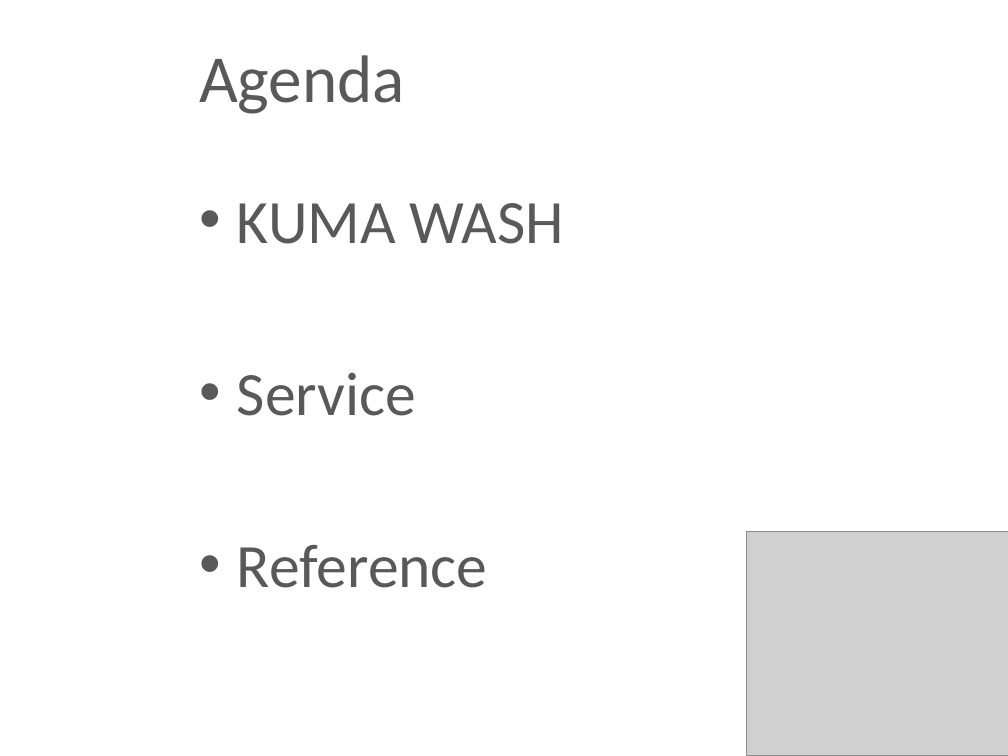
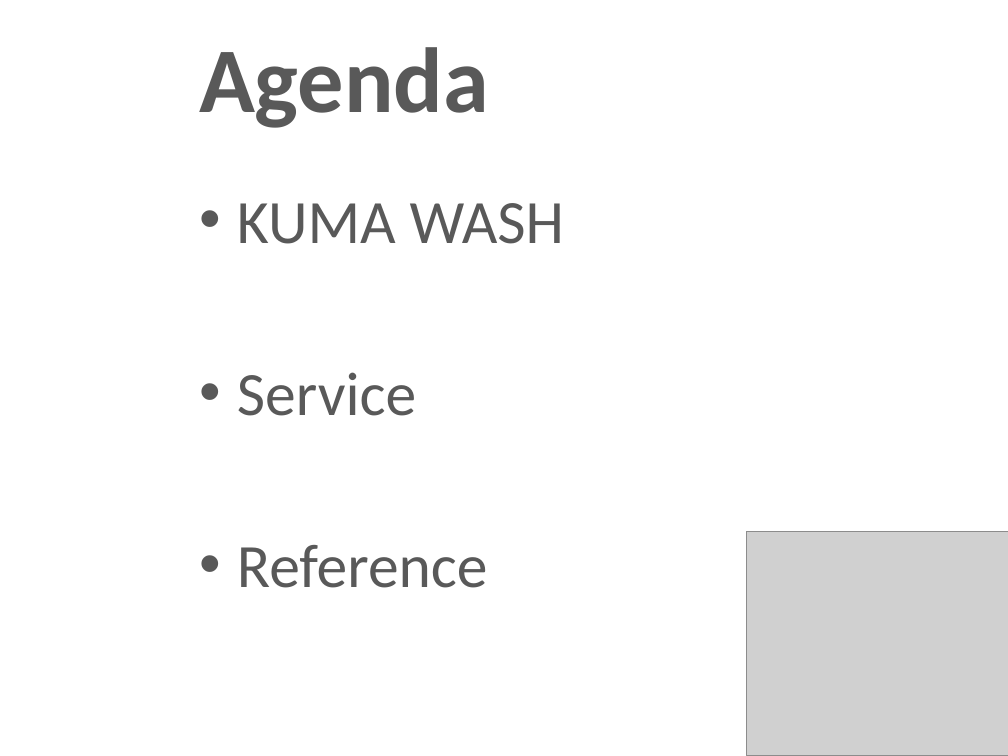
Before and after one commit to alex19891118/NTUB105, a slide deck: slide 2 of Kuma wash/N1046723_Kumawash.pptx. Drawn at 1008x756 pixels with LibreOffice and Linux fonts; fonts in the diff are those of the drawing; grey boxes stand for pictures; background and template pictures are left out. Boxes give left, top, right and bottom in pixels: in the first picture for what was removed or moved away, otherwise in the second. Text is boxed around its words. In the diff, an @@ line names an element or a change of style, - is before the commit and + after.

```diff
--- a/Kuma wash/N1046723_Kumawash.pptx
+++ b/Kuma wash/N1046723_Kumawash.pptx
@@ title "Agenda" at [199,47,489,128]: size 48 to 66 pt, bold on @@
```
Also in this commit, not shown: 16 other slides changed, 1 other file.
